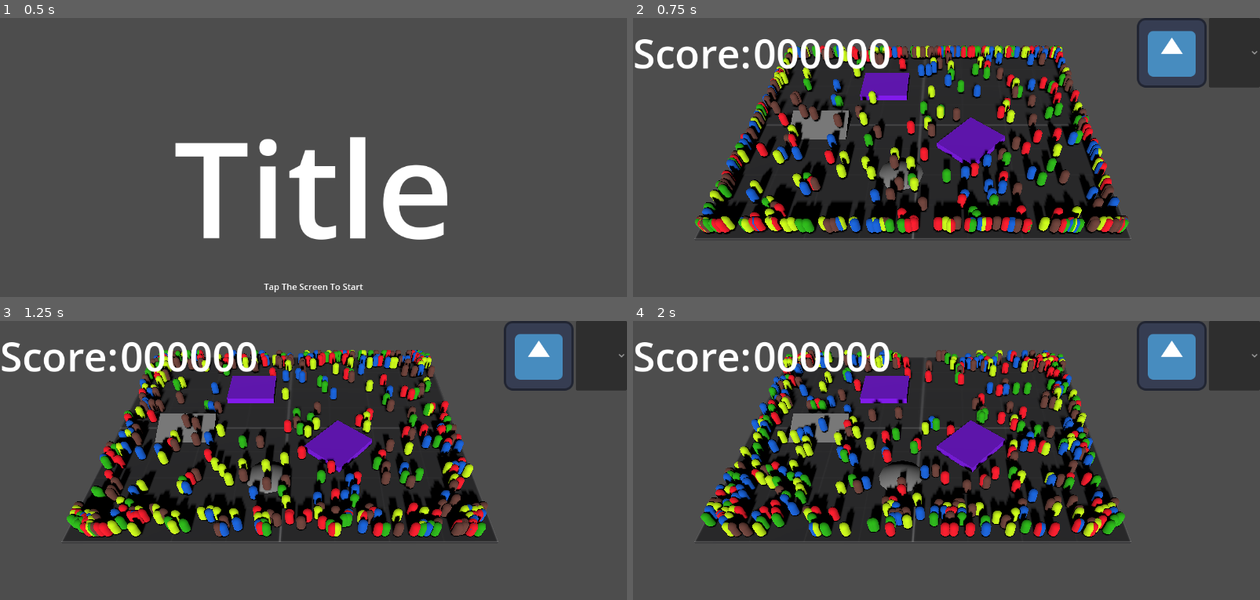
Above: before the commit, frames 1-4 (two rows, left to right).
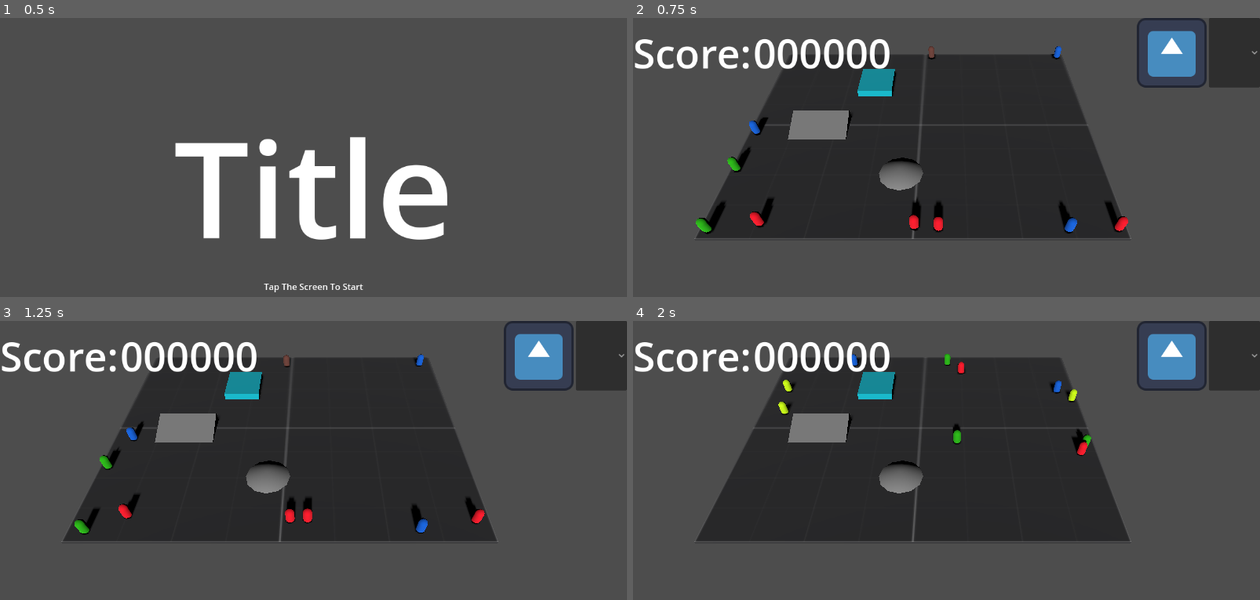
Above: after the commit, the same moments.

Repository: cgo722/DumbAI
Game: Godot game, scene res://main_world.tscn
Same seed, same stepped clock (60 frames per second), same inputs: the game is played once before the commit and once after it. The engine's default icon, where the game draws it, is replaced by a stand-in: a white triangle on a blue panel in a dark square.
Inputs (mouse positions are in pixels of both pictures, inside the frame that each line leads up to):
- Up to frame 1 (0.5 s): no input
- Up to frame 2 (0.75 s): tap Enter at 0.5 s; move the mouse to (1084, 177) at 0.52 s; click (1084, 177) at 0.67 s
- Up to frame 3 (1.25 s): no input
- Up to frame 4 (2 s): click (1172, 354) at 1.25 s

Frame 1 is identical in both runs. In frame 2, 20% of the frame differs, in the area x 9-80%, y 9-78%; in frame 3, 20%; in frame 4, 21%, in the area x 10-79%, y 10-78%.

Commit message:
added workzones and changed drag and drop

Diff:
--- a/AI/AI Resources/AI_Brain_Resource.gd
+++ b/AI/AI Resources/AI_Brain_Resource.gd
@@ -7,3 +7,4 @@
 @export var detection_range: float = 50.0   # Radius to detect targets
 @export var reaction_delay: float = 0.5     # Seconds delay before reacting
 @export var vertex_color: Color = Color(1, 1, 1)  # Default to white
+@export var leave_chance : float = 1
--- a/AI/AI Resources/Aimless.tres
+++ b/AI/AI Resources/Aimless.tres
@@ -10,4 +10,5 @@
 detection_range = 50.0
 reaction_delay = 0.5
 vertex_color = Color(1, 0.0459737, 0.148995, 1)
+leave_chance = 0.2
 metadata/_custom_type_script = "uid://cqkkpvmqxt888"
--- a/AI/AI Resources/Coward.tres
+++ b/AI/AI Resources/Coward.tres
@@ -10,4 +10,5 @@
 detection_range = 5.0
 reaction_delay = 0.5
 vertex_color = Color(0.44007, 0.255861, 0.220999, 1)
+leave_chance = 0.3
 metadata/_custom_type_script = "uid://cqkkpvmqxt888"
--- a/AI/AI Resources/Follower.tres
+++ b/AI/AI Resources/Follower.tres
@@ -10,4 +10,5 @@
 detection_range = 10.0
 reaction_delay = 0.5
 vertex_color = Color(0.147712, 0.737138, 1.92523e-07, 1)
+leave_chance = 0.1
 metadata/_custom_type_script = "uid://cqkkpvmqxt888"
--- a/AI/AI Resources/Jumper.tres
+++ b/AI/AI Resources/Jumper.tres
@@ -6,8 +6,9 @@
 script = ExtResource("1_ckakf")
 ai_state_name = "JUMPER"
 speed = 4.0
-jump_height = 10.0
+jump_height = 10.14
 detection_range = 50.0
 reaction_delay = 0.5
 vertex_color = Color(0, 0.389305, 0.875731, 1)
+leave_chance = 0.2
 metadata/_custom_type_script = "uid://cqkkpvmqxt888"
--- a/AI/AI Resources/Thrillseeker.tres
+++ b/AI/AI Resources/Thrillseeker.tres
@@ -10,4 +10,5 @@
 detection_range = 7.0
 reaction_delay = 0.5
 vertex_color = Color(0.811765, 1, 0, 1)
+leave_chance = 0.6
 metadata/_custom_type_script = "uid://cqkkpvmqxt888"
--- a/AI/ai_base.gd
+++ b/AI/ai_base.gd
@@ -25,7 +25,7 @@
 var nav_ready := false
 var jumper_jump_check_timer := 0.0
 @export var jumper_jump_check_interval := 0.75 # seconds between jump checks
-@export var jumper_jump_chance := 0.15 # 40% chance per check
+@export var jumper_jump_chance := .2 # 100% chance per check (for testing)
 
 var stuck_timer := 0.0
 var last_position := Vector3.ZERO
@@ -45,6 +45,16 @@
 @export var swipe_speed := 8.0
 
 var focused_danger: Node = null
+
+var is_stopped := false
+var stopped_timer := 0.0
+var stopped_interval := 0.5
+
+var _was_on_floor := false
+
+var is_being_held := false
+var held_height := 5.0 # Height to lift the AI when picked up
+var original_y := 0.0
 
 func get_random_navmesh_point(center: Vector3, radius: float) -> Vector3:
 	var nav_map = nav_agent.get_navigation_map()
@@ -212,7 +222,7 @@
 			jumper_jump_check_timer += delta
 			if jumper_jump_check_timer >= jumper_jump_check_interval:
 				jumper_jump_check_timer = 0.0
-				if is_on_floor() and randf() < jumper_jump_chance:
+				if is_on_floor():
 					self.velocity.y = chosen_brain.jump_height
 		AIState.AIMLESS:
 			var next_pos = nav_agent.get_next_path_position()
@@ -251,10 +261,11 @@
 	# Apply gravity
 	if not is_on_floor():
 		self.velocity.y -= gravity * delta
-	else :
-		# Reset vertical velocity when on floor
-		self.velocity.y = 0.0
-	# Do NOT set velocity.y = 0 here, let the jump logic handle it!
+	else:
+		if not _was_on_floor:
+			# Just landed, reset vertical velocity
+			self.velocity.y = 0.0
+	_was_on_floor = is_on_floor()
 
 	move_and_slide()
 
@@ -295,6 +306,13 @@
 
 func _process(delta):
 	if not nav_ready:
+		return
+	# If stopped, do not tick state
+	if is_stopped:
+		stopped_timer += delta
+		if stopped_timer >= stopped_interval:
+			maybe_resume_movement()
+			stopped_timer = 0.0
 		return
 	if ai_state != AIState.NULL:
 		tick_state(ai_state, null, delta)
@@ -319,3 +337,45 @@
 
 func set_destination(target_position: Vector3) -> void:
 	nav_agent.set_target_position(target_position)
+
+func get_state():
+	return chosen_brain.ai_state_name
+
+func stop_movement():
+	is_stopped = true
+	stopped_timer = 0.0
+	velocity = Vector3.ZERO
+	# Optionally, you can also stop the NavigationAgent3D
+	nav_agent.set_target_position(global_transform.origin)
+
+func maybe_resume_movement(chance := -1.0):
+	# If chance is not provided, use chosen_brain.leave_chance if it exists, else default to 0.2
+	var actual_chance = chance
+	if actual_chance < 0.0:
+		if "leave_chance" in chosen_brain:
+			actual_chance = chosen_brain.leave_chance
+		else:
+			actual_chance = 0.2
+	if is_stopped and randf() < actual_chance:
+		is_stopped = false
+
+func detach_from_mouse():
+	# If this AI is currently grabbed by mobile_input, release it
+	var mobile_input = get_tree().get_root().find_child("mobile_input", true, false)
+	if mobile_input and "release_agent" in mobile_input:
+		mobile_input.release_agent(self)
+
+func on_pickup():
+	if not is_being_held:
+		is_being_held = true
+		original_y = global_transform.origin.y
+		var pos = global_transform.origin
+		pos.y += held_height
+		global_transform.origin = pos
+
+func on_release():
+	if is_being_held:
+		is_being_held = false
+		var pos = global_transform.origin
+		pos.y = original_y
+		global_transform.origin = pos
--- a/Controlls/mobile_input.gd
+++ b/Controlls/mobile_input.gd
@@ -7,17 +7,23 @@
 var is_dragging := false
 var touched_agent = null
 var grabbed_agent: Node = null
+var agent_in_workzone: Node = null
 var drag_plane: Plane
 var drag_offset: Vector3 = Vector3.ZERO
 
 func _unhandled_input(event):
-	print("Received input:", event)
+	if agent_in_workzone:
+		grabbed_agent = null
+		return
+
 	if event is InputEventScreenTouch:
-		print("Screen touch:", event.pressed)
 		if event.pressed:
-			grabbed_agent = raycast_ai(event.position)
-			print("Grabbed agent:", grabbed_agent)
-			if grabbed_agent:
+			var candidate = raycast_ai(event.position)
+			# Only grab if candidate is not stopped
+			if candidate and (not ("is_stopped" in candidate) or not candidate.is_stopped):
+				grabbed_agent = candidate
+				if "on_pickup" in grabbed_agent:
+					grabbed_agent.on_pickup()
 				var from = camera.project_ray_origin(event.position)
 				var to = from + camera.project_ray_normal(event.position) * 1000
 				drag_plane = Plane(Vector3.UP, grabbed_agent.global_transform.origin.y)
@@ -28,10 +34,11 @@
 					drag_offset = Vector3.ZERO
 		else:
 			if grabbed_agent:
+				if "on_release" in grabbed_agent:
+					grabbed_agent.on_release()
 				grabbed_agent = null
 
 	elif event is InputEventScreenDrag and grabbed_agent:
-		print("Dragging agent at position:", event.position)
 		var from = camera.project_ray_origin(event.position)
 		var to = from + camera.project_ray_normal(event.position) * 1000
 		var intersect = drag_plane.intersects_ray(from, to)
@@ -54,6 +61,17 @@
 	if result:
 		# do something with result
 		if result.collider and result.collider.is_in_group("ai_agents"):
-			print("Raycast hit:", result.collider)
 			return result.collider
 	return null
+
+func release_agent(agent):
+	if grabbed_agent == agent:
+		grabbed_agent = null
+
+func set_agent_in_workzone(agent):
+	agent_in_workzone = agent
+	if grabbed_agent == agent:
+		grabbed_agent = null
+
+func clear_agent_in_workzone():
+	agent_in_workzone = null
--- a/Levels/Playground.tscn
+++ b/Levels/Playground.tscn
@@ -1,10 +1,11 @@
-[gd_scene load_steps=10 format=3 uid="uid://c5eqq7rkoymst"]
+[gd_scene load_steps=11 format=3 uid="uid://c5eqq7rkoymst"]
 
 [ext_resource type="PackedScene" uid="uid://ddvcubqa18bly" path="res://AI/AIBase.tscn" id="1_giaex"]
-[ext_resource type="Script" uid="uid://m1ks7ri76oex" path="res://Levels/Playground.gd" id="1_x0ngj"]
+[ext_resource type="Script" uid="uid://m1ks7ri76oex" path="res://Levels/playground.gd" id="1_x0ngj"]
 [ext_resource type="PackedScene" uid="uid://c3pvspr5eung" path="res://Controlls/mobile input.tscn" id="3_37bg0"]
 [ext_resource type="Material" uid="uid://dgjiw8udooecr" path="res://addons/prototype_mini_bundle/M_prototype_dark.tres" id="3_cxhbv"]
-[ext_resource type="PackedScene" uid="uid://ecv6kkicc3lp" path="res://Danger_zone/Danger_Zone_Base.tscn" id="5_bpo5k"]
+[ext_resource type="PackedScene" uid="uid://ecv6kkicc3lp" path="res://Zones/Danger/Danger_Zone_Base.tscn" id="5_bpo5k"]
+[ext_resource type="PackedScene" uid="uid://bb6suvyhofdm5" path="res://Zones/Work/Work Zones.tscn" id="6_86lql"]
 
 [sub_resource type="NavigationMesh" id="NavigationMesh_giaex"]
 vertices = PackedVector3Array(-10.013, 0.105187, 0.231099, -8.213, 0.105187, 0.231099, -8.213, 0.105187, -0.6689, -7.81 …(1281 unchanged characters)…
@@ -21,7 +22,7 @@
 [node name="Playground" type="Node3D"]
 script = ExtResource("1_x0ngj")
 ai_scene = ExtResource("1_giaex")
-ai_count = 500
+ai_count = 10
 spawn_radius = 35.0
 danger_zone_scene = ExtResource("5_bpo5k")
 
@@ -66,14 +67,11 @@
 [node name="MobileInput" parent="." node_paths=PackedStringArray("camera") instance=ExtResource("3_37bg0")]
 camera = NodePath("../Camera3D")
 
-[node name="DangerZoneBase" parent="." instance=ExtResource("5_bpo5k")]
-transform = Transform3D(6.81082, 0, 0, 0, 1, 0, 0, 0, 5.80459, -3.65389, 0.5, -7.80851)
-
-[node name="DangerZoneBase2" parent="." instance=ExtResource("5_bpo5k")]
-transform = Transform3D(4.5168, 8.91148e-05, 4.34451, 0.00454932, 1, -0.00412649, -5.09762, 0.000971392, 3.84949, 8.73749, 0.5, 4.52317)
-
 [node name="Timer" type="Timer" parent="."]
 wait_time = 5.0
 autostart = true
 
+[node name="WorkZones" parent="." instance=ExtResource("6_86lql")]
+transform = Transform3D(4.99054, 0, 0, 0, 1, 0, 0, 0, 5.69149, -5.00558, 0.705725, -8.51318)
+
 [connection signal="timeout" from="Timer" to="." method="_on_timer_timeout"]
--- a/Danger_zone/Danger_Zone_Base.tscn
+++ b/Zones/Danger/Danger_Zone_Base.tscn
@@ -1,6 +1,6 @@
 [gd_scene load_steps=4 format=3 uid="uid://ecv6kkicc3lp"]
 
-[ext_resource type="Script" uid="uid://6eeyqpjds7bc" path="res://Danger_zone/danger_zone_base.gd" id="1_hyij6"]
+[ext_resource type="Script" uid="uid://6eeyqpjds7bc" path="res://Zones/Danger/danger_zone_base.gd" id="1_hyij6"]
 
 [sub_resource type="BoxShape3D" id="BoxShape3D_ckw60"]
 
--- /dev/null
+++ b/Zones/Work/Work Zones.tscn
@@ -0,0 +1,19 @@
+[gd_scene load_steps=4 format=3 uid="uid://bb6suvyhofdm5"]
+
+[ext_resource type="Script" uid="uid://c6kf5c0dtuq8l" path="res://Zones/Work/work_zones.gd" id="1_4n0eh"]
+
+[sub_resource type="BoxShape3D" id="BoxShape3D_kvaex"]
+
+[sub_resource type="StandardMaterial3D" id="StandardMaterial3D_iyc04"]
+albedo_color = Color(4.04298e-06, 0.745716, 0.822257, 1)
+
+[node name="WorkZones" type="Area3D"]
+collision_mask = 5
+script = ExtResource("1_4n0eh")
+current_state = "AIMLESS"
+
+[node name="CollisionShape3D" type="CollisionShape3D" parent="."]
+shape = SubResource("BoxShape3D_kvaex")
+
+[node name="CSGBox3D" type="CSGBox3D" parent="."]
+material_override = SubResource("StandardMaterial3D_iyc04")
--- /dev/null
+++ b/Zones/Work/work_zones.gd
@@ -0,0 +1,60 @@
+extends Area3D
+
+# The AI's current state in the work zone. Can be set in the editor or by code.
+@export var current_state: String = "IDLE"
+
+
+# Called when the node enters the scene tree for the first time.
+func _ready() -> void:
+	self.body_entered.connect(_on_body_entered)
+	self.body_exited.connect(_on_body_exited)
+
+
+# Called every frame. 'delta' is the elapsed time since the previous frame.
+func _process(delta: float) -> void:
+	pass
+
+
+# Called when a body enters the area. Signal must be connected in the editor.
+var ai_stopped := false
+
+func _on_body_entered(body):
+	if ai_stopped:
+		return # Only allow one AI to be stopped at a time
+	print("yo")
+	# Check if the body has a 'state' property (customize as needed)
+	if body.has_method("get_state"):
+		var ai_state = body.get_state()
+		if ai_state == current_state:
+			print("AI state matches work zone state: %s" % ai_state)
+			# Stop AI movement
+			if body.has_method("stop_movement"):
+				body.stop_movement()
+			# Detach from mouse if needed
+			if body.has_method("detach_from_mouse"):
+				body.detach_from_mouse()
+			# Inform mobile_input to block this agent
+			var mobile_input = get_tree().get_root().find_child("mobile_input", true, false)
+			if mobile_input and "set_agent_in_workzone" in mobile_input:
+				mobile_input.set_agent_in_workzone(body)
+			# Snap AI to the center of the work zone
+			if body.has_method("set_global_position"):
+				body.global_transform.origin = global_transform.origin
+			ai_stopped = true
+			# Access score from GameManager (assumes root node)
+			var game_manager = get_tree().get_root().get_node("MainWorld")
+			if game_manager:
+				print("Current score:", game_manager.score)
+			else:
+				print("GameManager not found on root node!")
+		else:
+			print("AI state does not match work zone state. AI: %s, Zone: %s" % [ai_state, current_state])
+	else:
+		print("Entered body does not have a 'get_state' method.")
+
+func _on_body_exited(body):
+	ai_stopped = false # Allow a new AI to be stopped when one leaves
+	# Inform mobile_input to unblock this agent
+	var mobile_input = get_tree().get_root().find_child("mobile_input", true, false)
+	if mobile_input and "clear_agent_in_workzone" in mobile_input:
+		mobile_input.clear_agent_in_workzone()
Renamed: Danger_zone/danger_zone_base.gd -> Zones/Danger/danger_zone_base.gd
Renamed: Danger_zone/danger_zone_base.gd.uid -> Zones/Danger/danger_zone_base.gd.uid
Not shown, added: Zones/Work/work_zones.gd.uid
